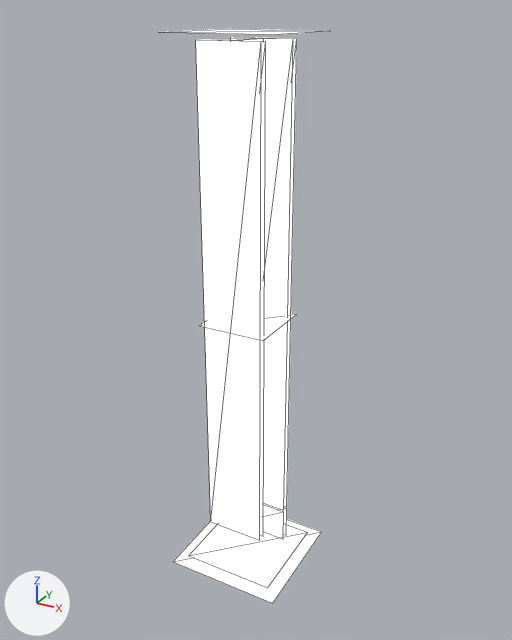
An edit to the glTF model design/campus/nodexeus-set-post-5-far.glb, drawn before and after from the same camera.
Before and after are seen from a 50 mm camera at (3.82, -6.77, -0.24) aimed at (0.05, 0.1, -3.67). Every picture has the same lights, and +X, +Y and +Z are marked at lower left. The first picture is the older version. Mesh edges are drawn as thin lines.

Objects in the first picture: 'set-post-5-far'.
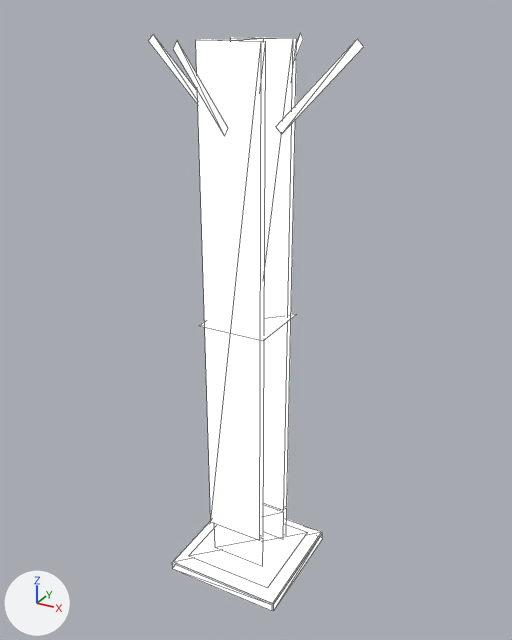
Where the change shows, as pixel boxes (x1, y1, x2, y2) in the pictures (512 x 640 px):
'set-post-5-far', reshaped
    before: (173, 29, 321, 603)
    after: (148, 34, 364, 611)
part 1 of me_set_post_5_far, added
    after: (215, 524, 263, 566)
part 2 of me_set_post_5_far, deleted
    before: (173, 29, 318, 34)
part 3 of me_set_post_5_far, added
    after: (172, 527, 323, 611)
part 4 of me_set_post_5_far, added
    after: (148, 34, 364, 136)

Edits to the bpy script that builds the scene:
```text
Change me_set_post_5_far:
    used by ob_set_post_5_far; location = (0.0, 0.0, 0.0)
    verts and faces of me_set_post_5_far; kept vertices keep their numbers, new ones are numbered from 48
    remove me_set_post_5_far.from_pydata(...)  # 48 vertices, 24 faces; spans x -0.76..0.76, y -0.76..0.76, z -7.07..-0.45
    add me_set_post_5_far.from_pydata(...)  # 80 vertices, 40 faces; spans x -1.27..1.27, y -1.27..1.27, z -7.19..-0.5
    me_set_post_5_far part 1: the loose piece of 4 vertices spanning x -0.37..0.37, y 0.3, z -7.02..-6.54 is copied, and the copy is moved by (0.0, -0.6, 0.0); it spans x -0.37..0.37, y -0.3, z -7.02..-6.54
    me_set_post_5_far part 2: the loose piece of 4 vertices spanning x -0.64..0.64, y -0.64..0.64, z -0.45 is deleted
    me_set_post_5_far part 3
    add verts[48] = (-0.76, -0.77, -7.19)  # pixel (172, 568)
    add verts[49] = (-0.77, -0.76, -7.19)  # pixel (172, 567)
    add verts[50] = (-0.77, 0.76, -7.19)
    add verts[51] = (-0.76, 0.77, -7.19)
    add verts[52] = (0.76, -0.77, -7.19)  # pixel (272, 610)
    add verts[53] = (0.77, -0.76, -7.19)  # pixel (273, 610)
    add verts[54] = (0.76, 0.77, -7.19)  # pixel (322, 537)
    add verts[55] = (0.77, 0.76, -7.19)  # pixel (322, 538)
    add for new, old in zip([*range(56, 64)], [*range(48, 56)]): verts[new] = verts[old] + (0.0, 0.0, 0.11)
    add faces += [(49, 57, 58), (49, 58, 50), (48, 52, 60), (48, 60, 56), (51, 59, 62), (51, 62, 54)]
    add faces += [(53, 55, 63), (53, 63, 61)]
    me_set_post_5_far part 4
    add verts[64] = (0.42, -0.03, -1.43)  # pixel (281, 134)
    add verts[65] = (1.27, -0.03, -0.56)  # pixel (363, 46)
    add verts[66] = (0.35, -0.03, -1.37)  # pixel (275, 126)
    add verts[67] = (1.2, -0.03, -0.5)  # pixel (357, 38)
    add verts[68] = (0.03, 0.42, -1.43)
    add verts[69] = (0.03, 1.27, -0.56)  # pixel (303, 39)
    add verts[70] = (0.03, 0.35, -1.37)
    add verts[71] = (0.03, 1.2, -0.5)  # pixel (300, 32)
    add verts[72] = (-0.42, 0.03, -1.43)
    add verts[73] = (-1.27, 0.03, -0.56)  # pixel (148, 40)
    add verts[74] = (-0.35, 0.03, -1.37)
    add verts[75] = (-1.2, 0.03, -0.5)  # pixel (153, 34)
    add verts[76] = (-0.03, -0.42, -1.43)  # pixel (224, 136)
    add verts[77] = (-0.03, -1.27, -0.56)  # pixel (173, 49)
    add verts[78] = (-0.03, -0.35, -1.37)
    add verts[79] = (-0.03, -1.2, -0.5)  # pixel (177, 40)
    add faces += [(64, 65, 67), (64, 67, 66), (68, 69, 71), (68, 71, 70), (72, 73, 75), (72, 75, 74)]
    add faces += [(76, 77, 79), (76, 79, 78)]
```
